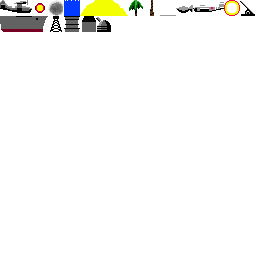
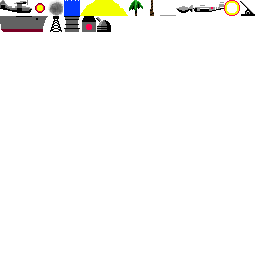
Layer changes from the first 256 × 256 image to the second:
painted on "tiles.png" over box(86, 24, 92, 30)
